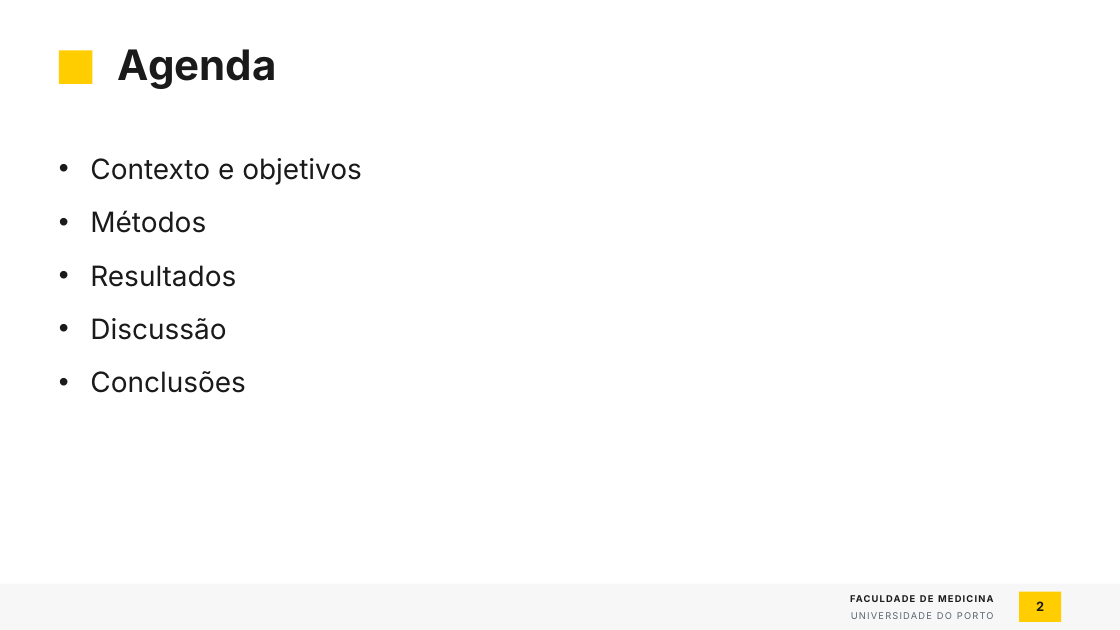
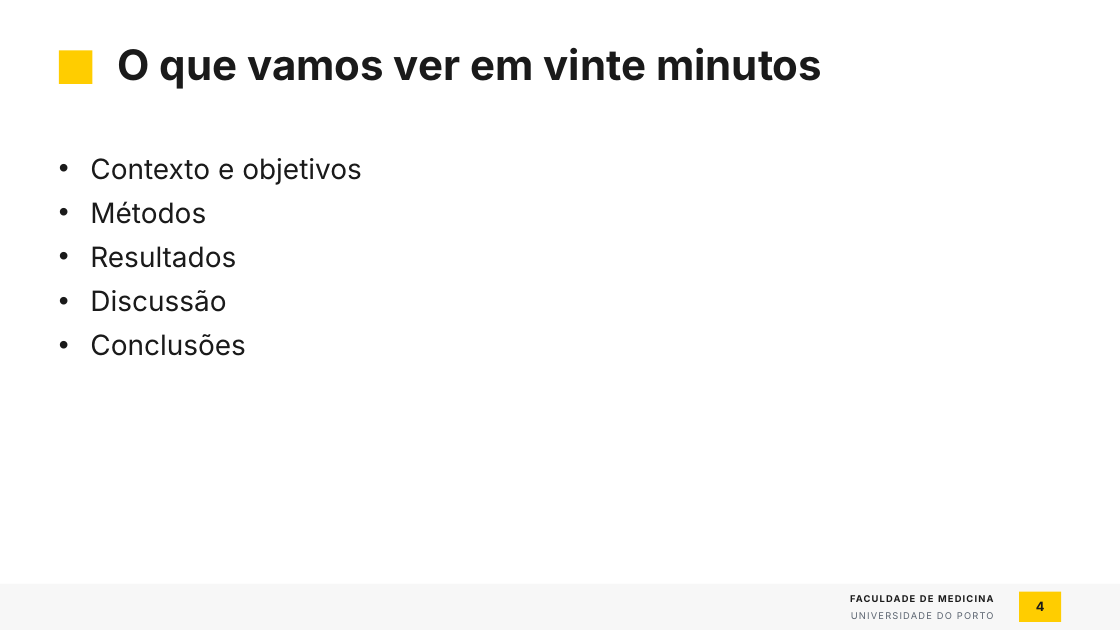
Before and after one commit to tiagojct/quarto-fmup, a slide deck: slide 4 of pptx/fmup-exemplo.pptx (slide 2 before the commit). Drawn at 1120x630 pixels with LibreOffice and Linux fonts; fonts in the diff are those of the drawing; background and template pictures are left out. Boxes give left, top, right and bottom in pixels: in the first picture for what was removed or moved away, otherwise in the second. Text is boxed around its words. In the diff, an @@ line names an element or a change of style, - is before the commit and + after.

```diff
--- a/pptx/fmup-exemplo.pptx
+++ b/pptx/fmup-exemplo.pptx
@@ title at (x1=118, y1=47, x2=822, y2=89): text changed @@
-Agenda
+O que vamos ver em vinte minutos
@@ text "Contexto e objetivos" at (x1=90, y1=158, x2=362, y2=356): less space between paragraphs @@
@@ page number at (x1=1036, y1=601, x2=1045, y2=611): text changed @@
-2
+4
```
Also in this commit, not shown: 9 other slides changed, 8 slides added, 2 slides removed, 5 other files.
